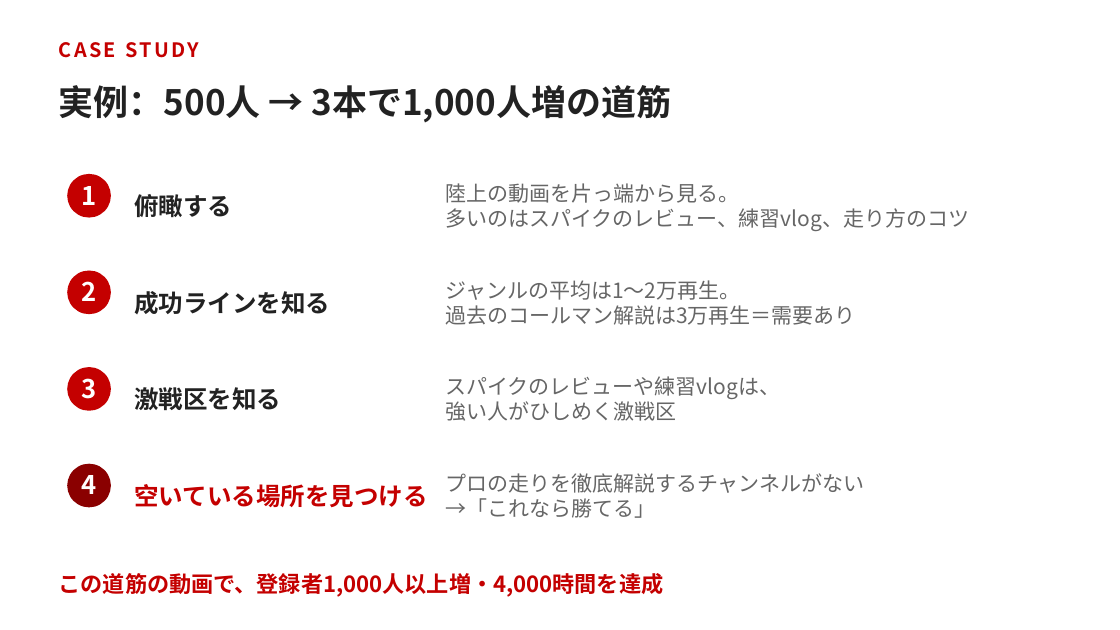
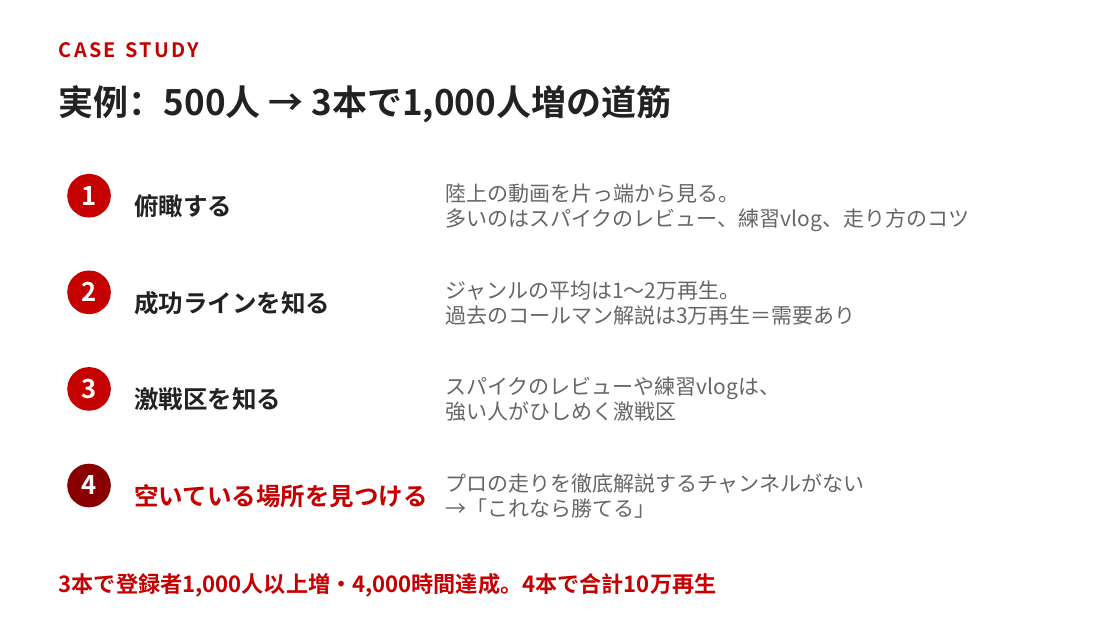
Before and after one commit to kentayamauti/Youtube-daihon, a slide deck: slide 29 of seminar-20261005/slides/YouTubeセミナー_v11.pptx. Drawn at 1120x630 pixels with LibreOffice and Linux fonts; fonts in the diff are those of the drawing. Boxes give left, top, right and bottom in pixels: in the first picture for what was removed or moved away, otherwise in the second. Text is boxed around its words. In the diff, an @@ line names an element or a change of style, - is before the commit and + after.

```diff
--- a/seminar-20261005/slides/YouTubeセミナー_v11.pptx
+++ b/seminar-20261005/slides/YouTubeセミナー_v11.pptx
@@ text at [59, 573, 717, 597]: text changed @@
-この道筋の動画で、登録者1,000人以上増・4,000時間を達成
+3本で登録者1,000人以上増・4,000時間達成。4本で合計10万再生
```
Also in this commit, not shown: 2 other files.
